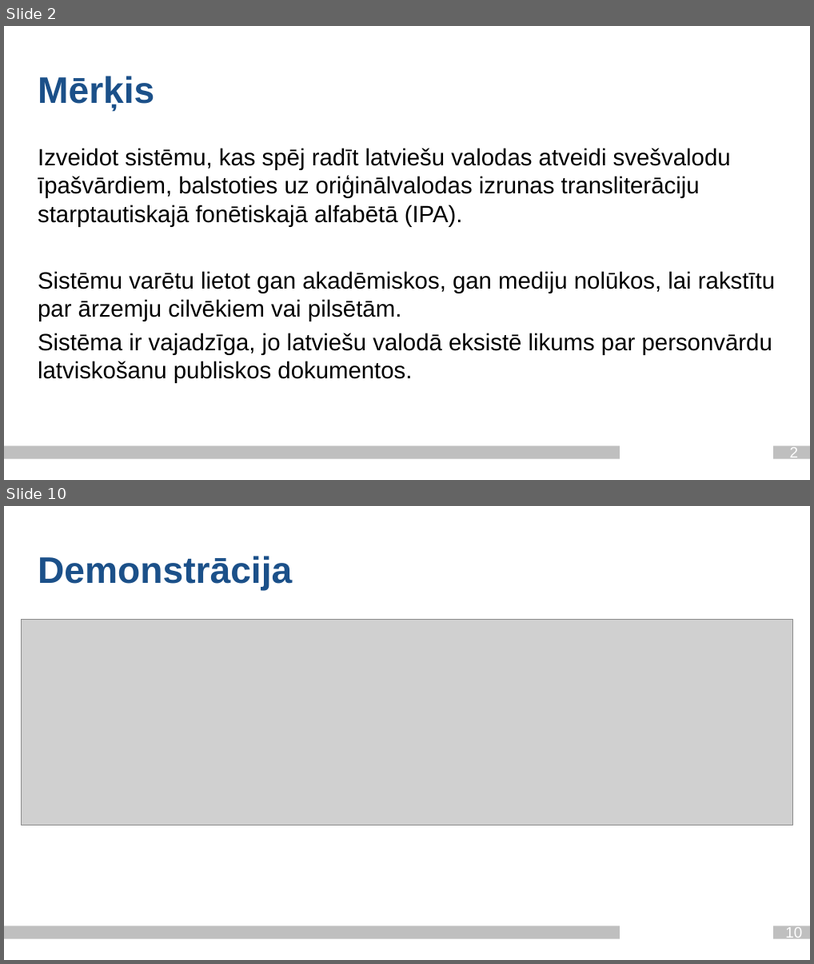
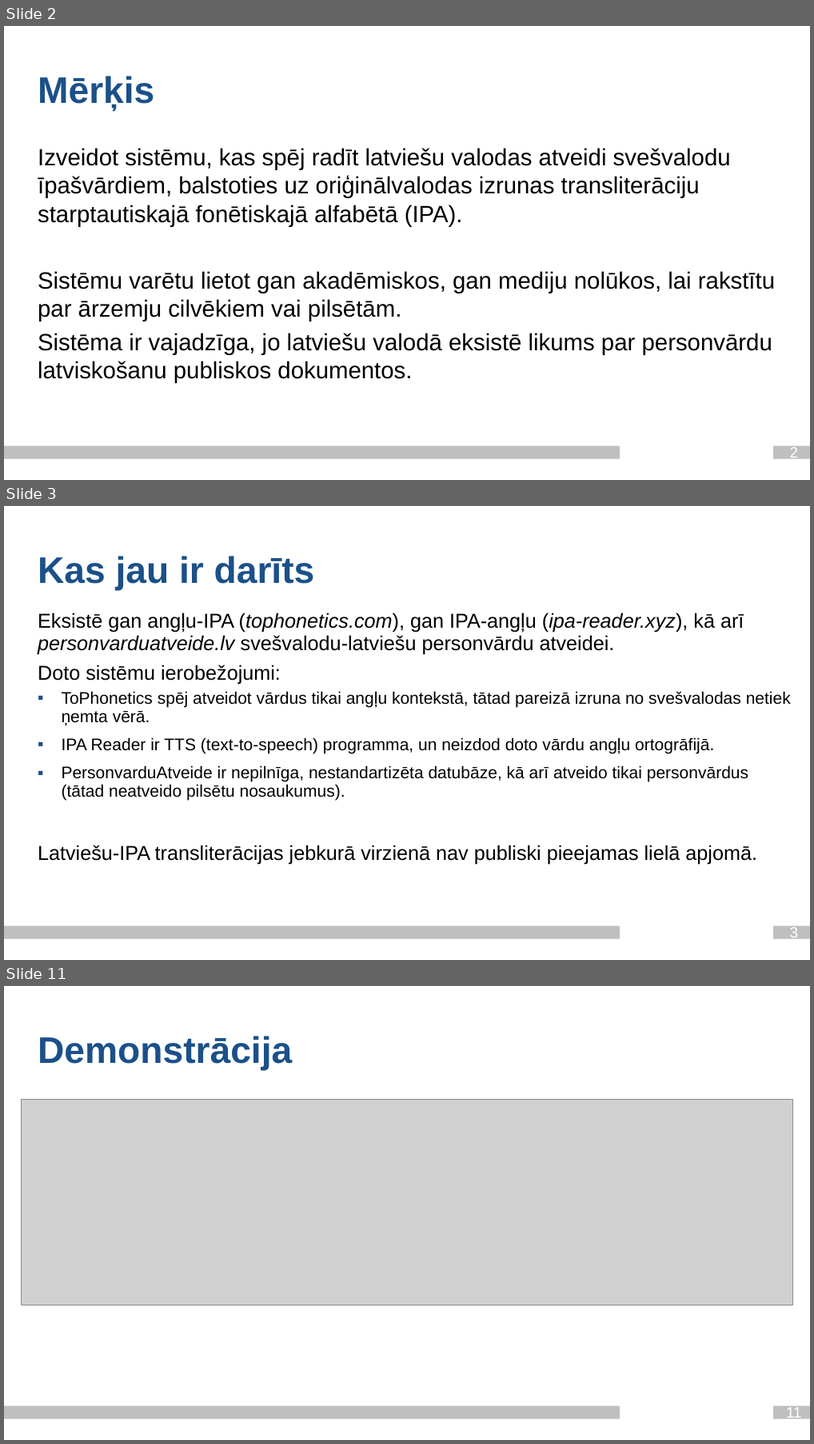
Before and after one commit to Paddlebear/valteh-ipa-translit, a slide deck: docs/valodasprez_2_ag21201_je21033.pptx. Shown one above the other, each under a label of ours: slides 2 and 10 before the commit, slides 2, 3 and 11 after it; the slides between them are not shown. The pictures are 814x964 and 814x1444 pixels, drawn with LibreOffice and Linux fonts; fonts in the diff are those of the drawing; grey boxes stand for pictures; background and template pictures are left out. Boxes give left, top, right and bottom in pixels: in the first picture for what was removed or moved away, otherwise in the second. Text is boxed around its words. In the diff, an @@ line names an element or a change of style, - is before the commit and + after.

```diff
--- a/docs/valodasprez_2_ag21201_je21033.pptx
+++ b/docs/valodasprez_2_ag21201_je21033.pptx
@@ slide 3 added at [4,506,810,960], background #FFFFFF; not listed: 2 template elements that a slide beside it also shows @@
@@ title added at [38,556,315,591], 44 pt, text #1B5089, bold @@
+Kas jau ir darīts
@@ text added at [38,612,791,864], 20 pt, text #000000 @@
+Eksistē gan angļu-IPA (tophonetics.com), gan IPA-angļu (ipa-reader.xyz), kā arī personvarduatveide.lv svešvalodu-latviešu personvārdu atveidei.
+Doto sistēmu ierobežojumi:
+▪ ToPhonetics spēj atveidot vārdus tikai angļu kontekstā, tātad pareizā izruna no svešvalodas netiek ņemta vērā.
+▪ IPA Reader ir TTS (text-to-speech) programma, un neizdod doto vārdu angļu ortogrāfijā.
+▪ PersonvarduAtveide ir nepilnīga, nestandartizēta datubāze, kā arī atveido tikai personvārdus (tātad neatveido pilsētu nosaukumus).
+Latviešu-IPA transliterācijas jebkurā virzienā nav publiski pieejamas lielā apjomā.
@@ page number added at [790,927,799,941], 18 pt, text #FFFFFF @@
+3
@@ what was slide 10 is now slide 11 @@
@@ page number at [786,1407,802,1421]: text changed @@
-10
+11
```
Also in this commit, not shown: 8 slides changed, 2 other files.
